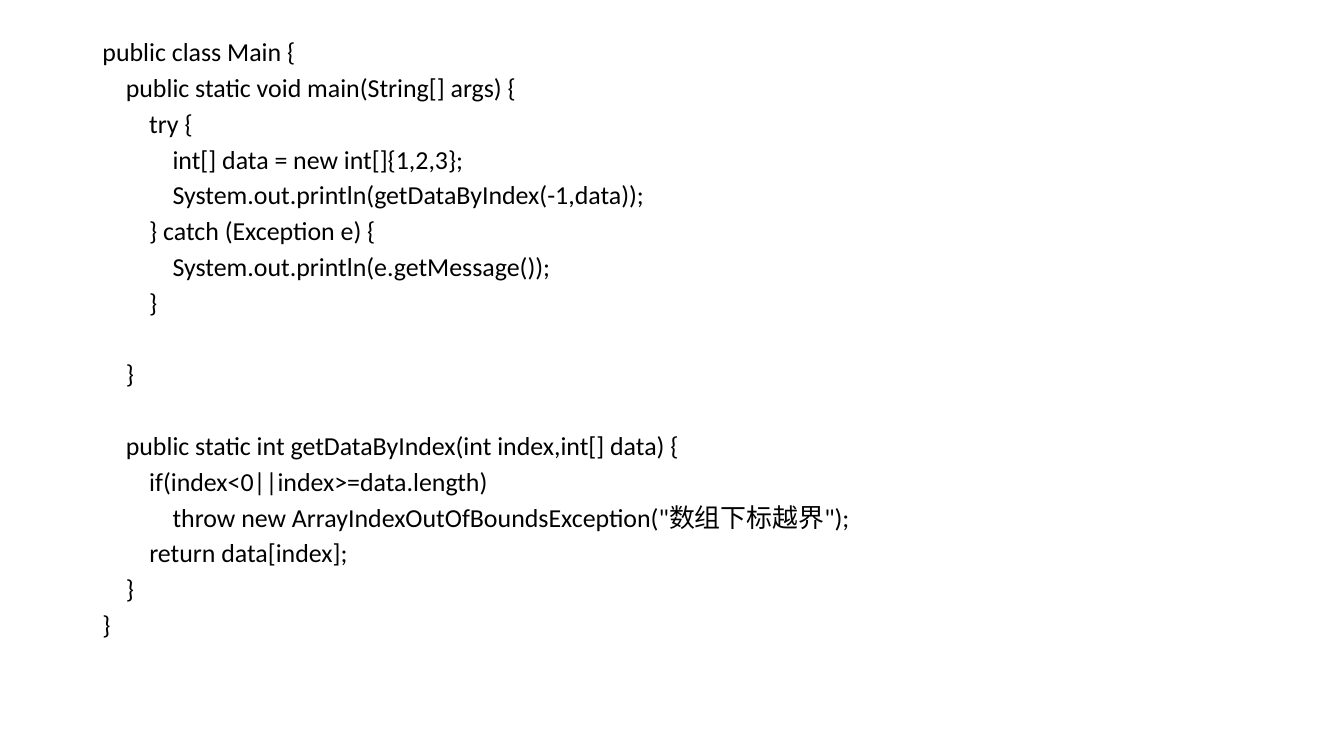
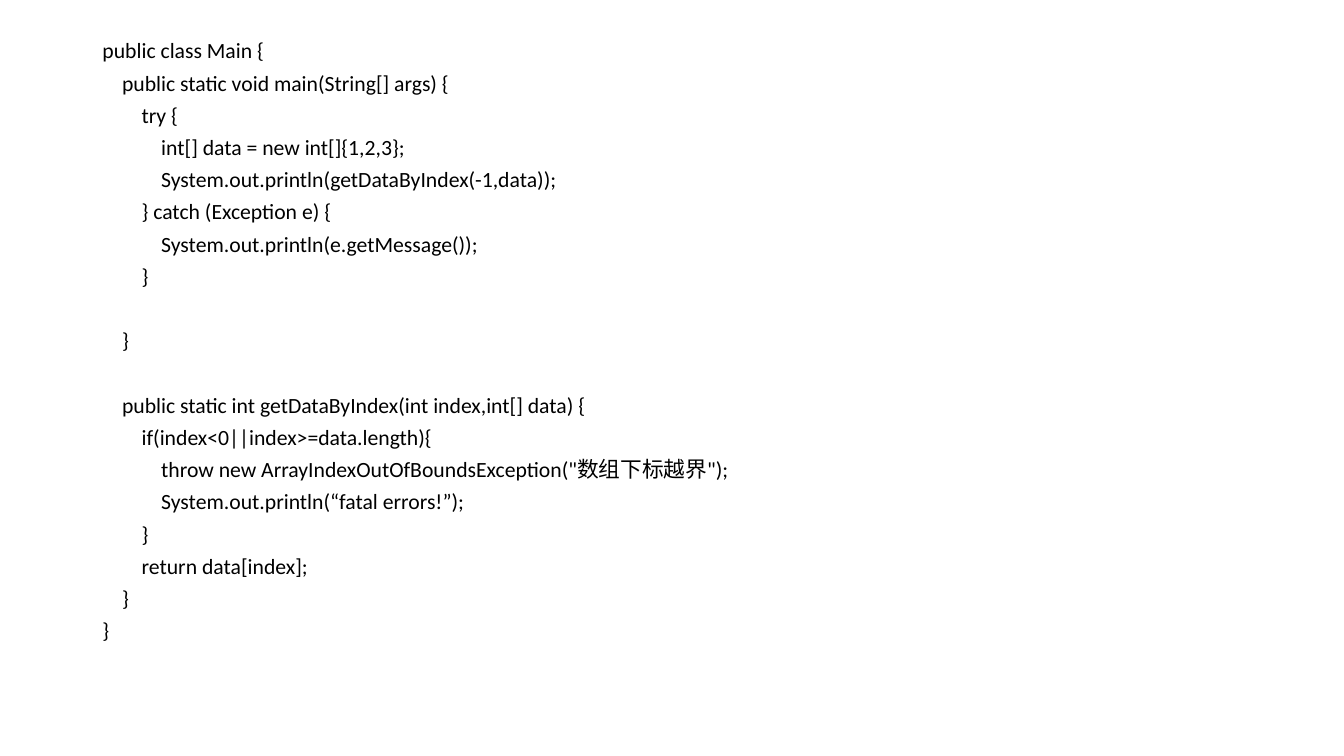
Before and after one commit to qianjinpeixun/RestSample, a slide deck: slide 15 of RestSample/java-docs/java2a/java-advance-section-5-xml-json-maven.pptx. Drawn at 1344x756 pixels with LibreOffice and Linux fonts; fonts in the diff are those of the drawing. Boxes give left, top, right and bottom in pixels: in the first picture for what was removed or moved away, otherwise in the second. Text is boxed around its words. In the diff, an @@ line names an element or a change of style, - is before the commit and + after.

```diff
--- a/RestSample/java-docs/java2a/java-advance-section-5-xml-json-maven.pptx
+++ b/RestSample/java-docs/java2a/java-advance-section-5-xml-json-maven.pptx
@@ text at (102, 43, 728, 577): size 18.5 to 15.5 pt in "public class Main {", "public static void main(String[] args) {", "try {", "int[] data = new int[]{1,2,3};" and 10 more places @@
@@ text at (142, 429, 432, 449): text changed; size 18.5 to 15.5 pt @@
-if(index<0||index>=data.length)
+if(index<0||index>=data.length){
@@ text at (161, 493, 464, 513): paragraphs added @@
+System.out.println(“fatal errors!”);
+}
```
Also in this commit, not shown: 1 other slide changed, 1 slide added, 14 other files.
